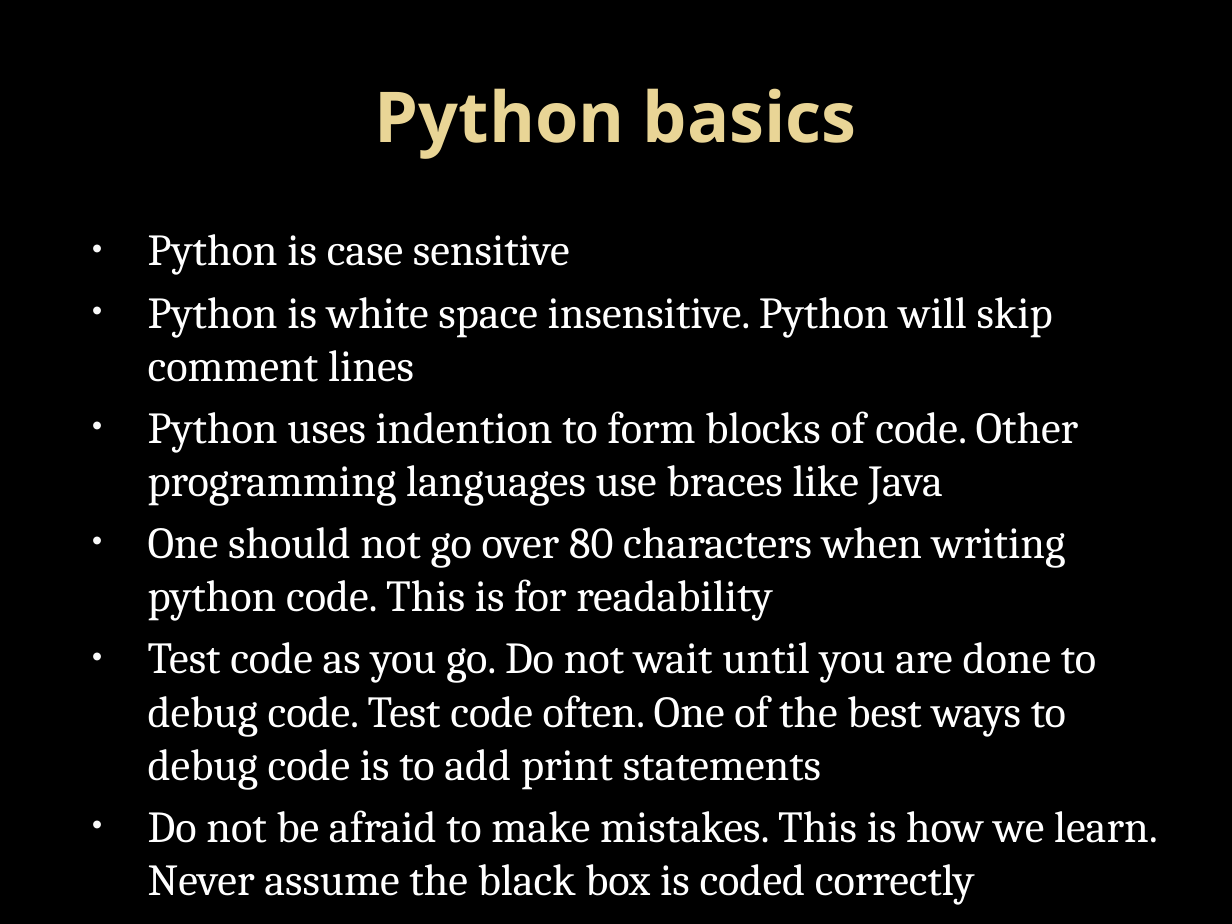
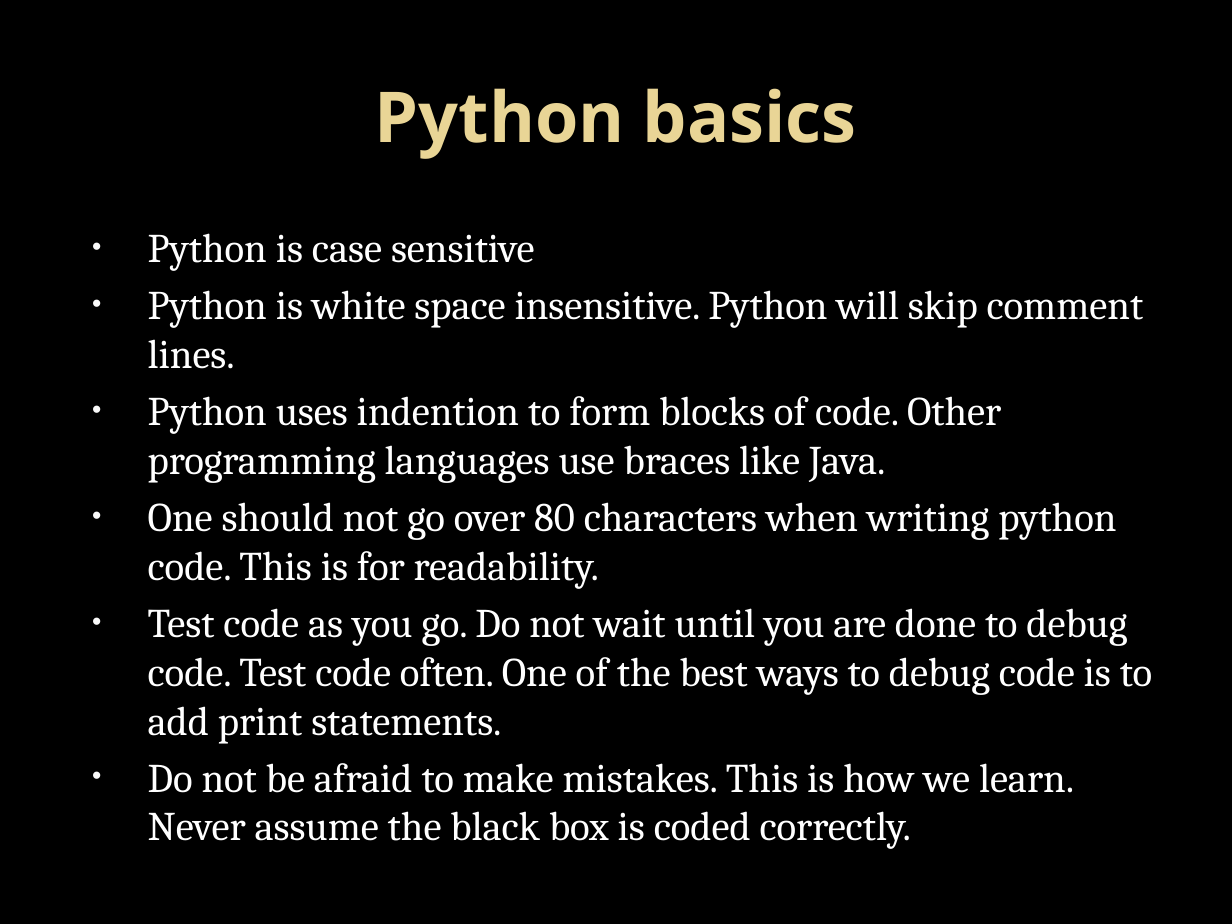
Before and after one commit to LukeKaim/python_training, a slide deck: slide 4 of introduction to python_1.pptx. Drawn at 1232x924 pixels with LibreOffice and Linux fonts; fonts in the diff are those of the drawing; background and template pictures are left out. Boxes give left, top, right and bottom in pixels: in the first picture for what was removed or moved away, otherwise in the second. Text is boxed around its words. In the diff, an @@ line names an element or a change of style, - is before the commit and + after.

```diff
--- a/introduction to python_1.pptx
+++ b/introduction to python_1.pptx
@@ text at (148, 233, 535, 271): size 25.9 to 23.8 pt in "Python is case sensitive" @@
@@ text at (148, 290, 1152, 849): text changed; size 25.9 to 23.8 pt @@
-• Python is white space insensitive. Python will skip comment lines
-• Python uses indention to form blocks of code. Other programming languages use braces like Java
-• One should not go over 80 characters when writing python code. This is for readability
-• Test code as you go. Do not wait until you are done to debug code. Test code often. One of the best ways to debug code is to add print statements
-• Do not be afraid to make mistakes. This is how we learn. Never assume the black box is coded correctly
+• Python is white space insensitive. Python will skip comment lines.
+• Python uses indention to form blocks of code. Other programming languages use braces like Java.
+• One should not go over 80 characters when writing python code. This is for readability.
+• Test code as you go. Do not wait until you are done to debug code. Test code often. One of the best ways to debug code is to add print statements.
+• Do not be afraid to make mistakes. This is how we learn. Never assume the black box is coded correctly.
```
Also in this commit, not shown: 16 other slides changed, 5 slides added, 17 other files.
